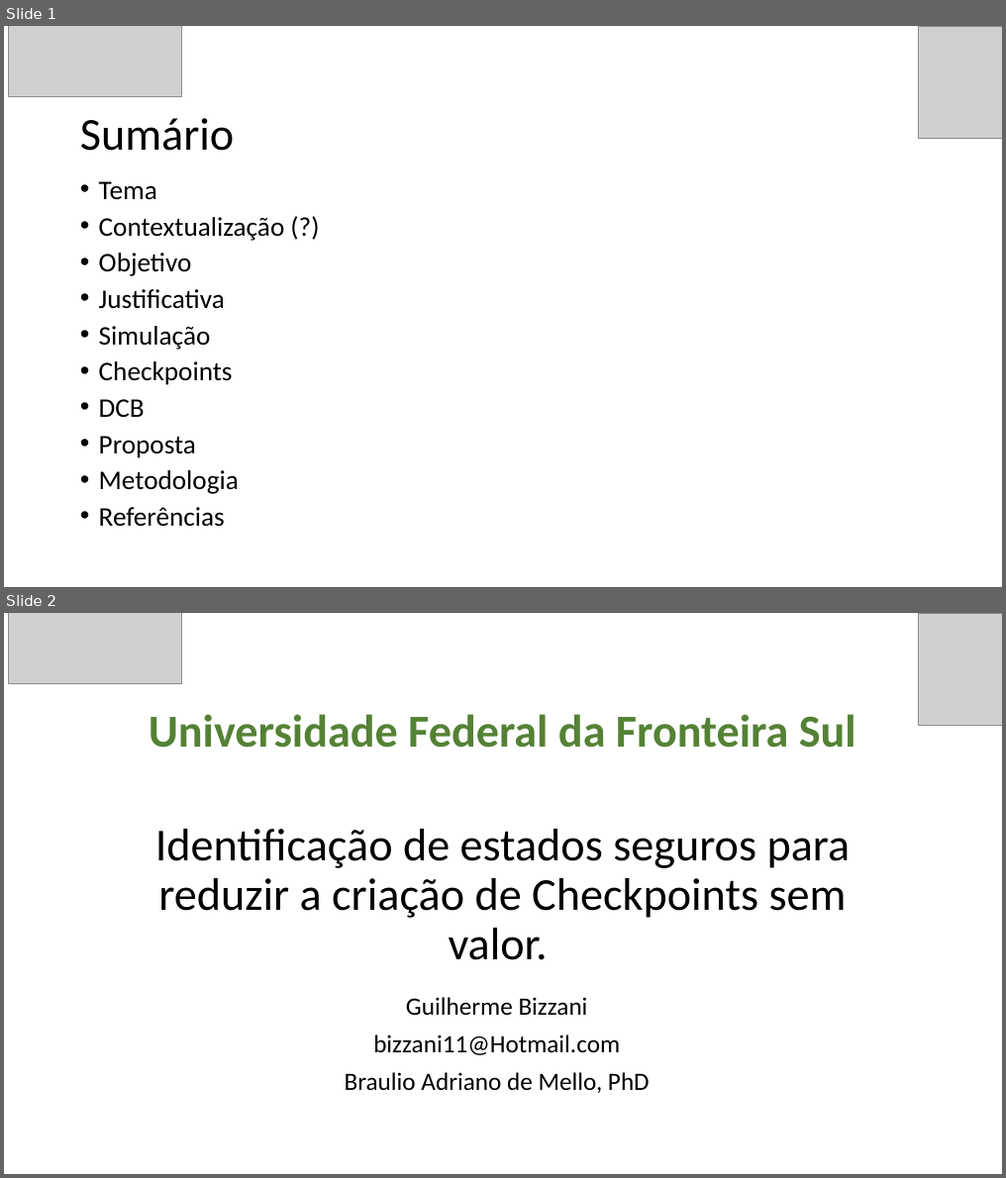
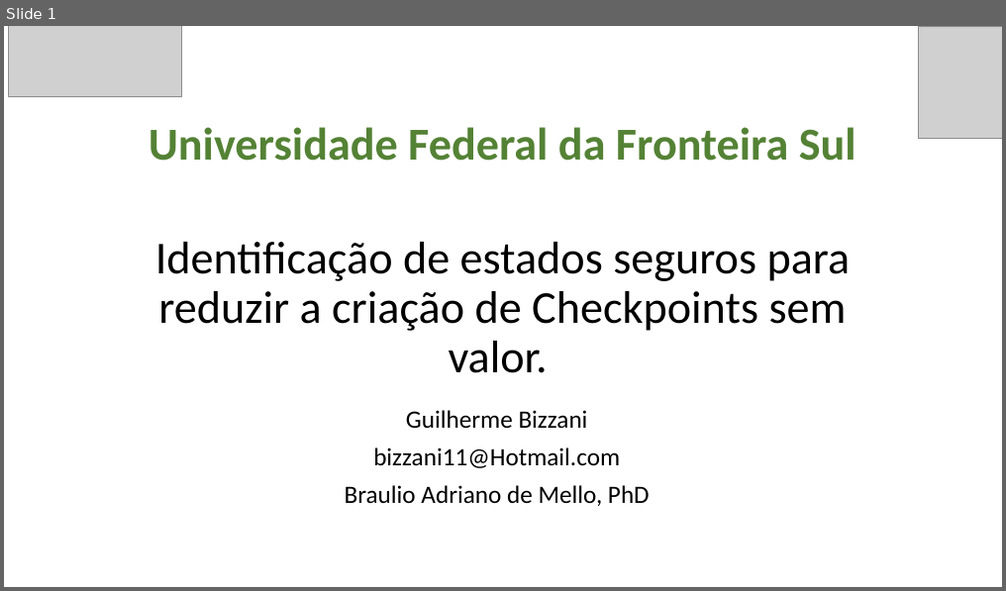
Before and after one commit to GuilhermeBizzani/TCC, a slide deck: Defesa Projeto.pptx. Shown one above the other, each under a label of ours: slides 1 and 2 before the commit, slide 1 after it. The pictures are 1006x1178 and 1006x591 pixels, drawn with LibreOffice and Linux fonts; fonts in the diff are those of the drawing; grey boxes stand for pictures. Boxes give left, top, right and bottom in pixels: in the first picture for what was removed or moved away, otherwise in the second. Text is boxed around its words. In the diff, an @@ line names an element or a change of style, - is before the commit and + after.

```diff
--- a/Defesa Projeto.pptx
+++ b/Defesa Projeto.pptx
@@ slide 1 removed at bbox=[4, 26, 1002, 587], background #FFFFFF @@
@@ picture removed at bbox=[9, 26, 181, 96] @@
@@ picture removed at bbox=[919, 26, 1002, 138] @@
@@ title removed at bbox=[80, 118, 234, 151] @@
-Sumário
@@ text removed at bbox=[99, 181, 285, 527] @@
-• Tema
-• Contextualização (?)
-• Objetivo
-• Justificativa
-• Simulação
-• Checkpoints
-• DCB
-• Proposta
-• Metodologia
-• Referências
@@ what was slide 2 is now slide 1 @@
```
Also in this commit, not shown: 4 slides changed, 1 slide added.
